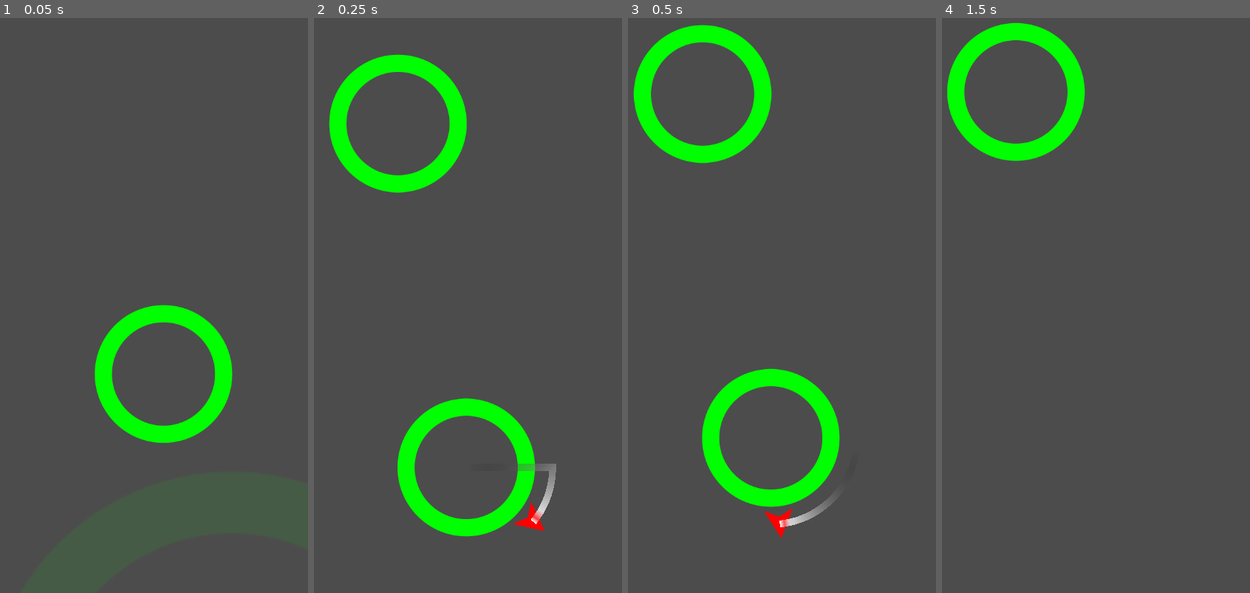
Above: before the commit, frames 1-4 (left to right).
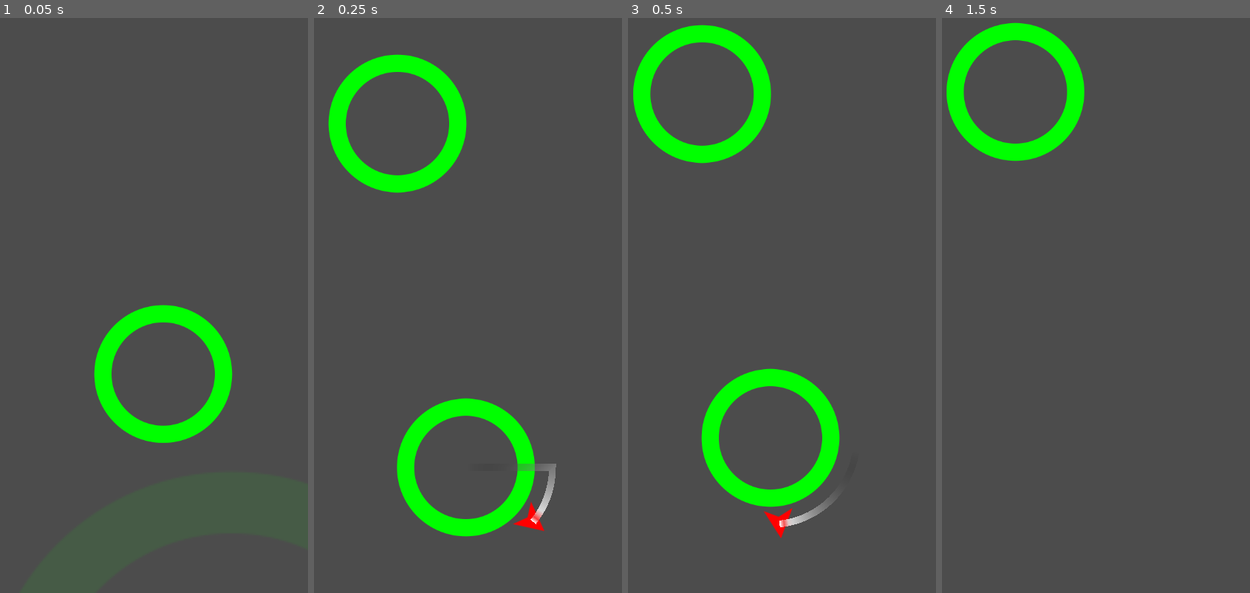
Above: after the commit, the same moments.

Repository: bearlikelion/OrbitalJump
Game: Godot game, scene res://src/Main.tscn
The game is run twice, just before and just after one commit, with the same random seed, the same clock (stepped at 60 frames per second) and the same inputs.
Inputs (mouse positions are in pixels of both pictures, inside the frame that each line leads up to):
- Up to frame 1 (0.05 s): no input
- Up to frame 2 (0.25 s): no input
- Up to frame 3 (0.5 s): no input
- Up to frame 4 (1.5 s): move the mouse to (1157, 265) at 0.52 s; click (1157, 265) at 0.67 s; move the mouse to (1015, 328) at 1.27 s; click (1015, 328) at 1.42 s

The runs differ from the first frame. In frame 1, 0.2% of the frame differs, in the area x 30-76%, y 50-74%; in frame 2, 0.6%; in frame 3, 0.6%, in the area x 1-69%, y 1-91%; in frame 4, 0.3%.

Commit message:
Android Export and Limited Circle start

Diff:
--- a/project.godot
+++ b/project.godot
@@ -25,7 +25,7 @@
 window/size/height=854
 window/handheld/orientation="portrait"
 window/stretch/mode="2d"
-window/stretch/aspect="keep"
+window/stretch/aspect="expand"
 
 [input_devices]
 
--- a/src/Main.tscn
+++ b/src/Main.tscn
@@ -9,31 +9,31 @@
 var player
 
 func _ready():
-	randomize()
-	new_game()
+    randomize()
+    new_game()
 
 func new_game():
-	$Camera2D.position = $StartPosition.position
-	player = Jumper.instance()
-	player.position = $StartPosition.position
-	add_child(player)
-	player.connect(\"captured\", self, \"_on_Jumper_captured\")
-	spawn_circle($StartPosition.position)
+    $Camera2D.position = $StartPosition.position
+    player = Jumper.instance()
+    player.position = $StartPosition.position
+    add_child(player)
+    player.connect(\"captured\", self, \"_on_Jumper_captured\")
+    spawn_circle($StartPosition.position)
 
 func spawn_circle(_position=null):
-	var c = Circle.instance()
-	# TODO: Better random range
-	if !_position:
-		var x = rand_range(-150, 150)
-		var y = rand_range(-500, -400)
-		_position = player.target.position + Vector2(x, y)
-	add_child(c)
-	c.init(_position)
+    var c = Circle.instance()
+    # TODO: Better random range
+    if !_position:
+        var x = rand_range(-150, 150)
+        var y = rand_range(-500, -400)
+        _position = player.target.position + Vector2(x, y)
+    add_child(c)
+    c.init(_position)
 
 func _on_Jumper_captured(object):
-	$Camera2D.position = object.position
-	object.capture()
-	call_deferred(\"spawn_circle\")
+    $Camera2D.position = object.position
+    object.capture(player)
+    call_deferred(\"spawn_circle\")
 "
 
 [node name="Main" type="Node2D"]
--- a/src/Objects/Circle.tscn
+++ b/src/Objects/Circle.tscn
@@ -1,48 +1,89 @@
-[gd_scene load_steps=8 format=2]
+[gd_scene load_steps=10 format=2]
 
 [ext_resource path="res://assets/images/circle1_n.png" type="Texture" id=1]
 [ext_resource path="res://src/color.shader" type="Shader" id=2]
+[ext_resource path="res://assets/fonts/Xolonium-Regular.ttf" type="DynamicFontData" id=3]
 
 [sub_resource type="GDScript" id=1]
 script/source = "extends Area2D
 
 onready var orbit_position = $Pivot/OrbitPosition
 
+enum MODES { STATIC, LIMITED }
+
 var radius = 100
 var rotation_speed = PI
+var mode = MODES.STATIC
+var num_orbits = 3
+var current_orbits = 0
+var orbit_start = null
+
+var jumper = null
 
 func _ready():
-	# init()
-	pass
+    # init()
+    pass
 
-func init(_position, _radius=radius):
-	position = _position
-	radius = _radius
-	$CollisionShape2D.shape = $CollisionShape2D.shape.duplicate()
-	$CollisionShape2D.shape.radius = radius
-	var img_size = $Sprite.texture.get_size().x / 2
-	$Sprite.scale = Vector2(1, 1) * radius / img_size
-	orbit_position.position.x = radius + 25
-	rotation_speed *= pow(-1, randi() % 2)
+func init(_position, _radius=radius, _mode=MODES.STATIC):
+    set_mode(_mode)
+    position = _position
+    radius = _radius
+    $CollisionShape2D.shape = $CollisionShape2D.shape.duplicate()
+    $CollisionShape2D.shape.radius = radius
+    var img_size = $Sprite.texture.get_size().x / 2
+    $Sprite.scale = Vector2(1, 1) * radius / img_size
+    orbit_position.position.x = radius + 25
+    rotation_speed *= pow(-1, randi() % 2)
 
 func _process(delta):
-	$Pivot.rotation += rotation_speed * delta
+    $Pivot.rotation += rotation_speed * delta
+    if mode == MODES.LIMITED and jumper:
+        check_orbits()
 
-func capture():
-	$AnimationPlayer.play(\"capture\")
+func capture(target):
+    jumper = target
+    $AnimationPlayer.play(\"capture\")
+    $Pivot.rotation = (jumper.position - position).angle()
+    orbit_start = $Pivot.rotation
 
 func implode():
-	if !$AnimationPlayer.is_playing():
-		$AnimationPlayer.play(\"implode\")
-	yield($AnimationPlayer, \"animation_finished\")
-	queue_free()
+    if !$AnimationPlayer.is_playing():
+        $AnimationPlayer.play(\"implode\")
+    yield($AnimationPlayer, \"animation_finished\")
+    queue_free()
+
+func set_mode(_mode):
+    mode = _mode
+    match mode:
+        MODES.STATIC:
+            $Label.hide()
+        MODES.LIMITED:
+            current_orbits = num_orbits
+            $Label.text = str(current_orbits)
+            $Label.show()
+
+func check_orbits():
+    # Check if the jumper completed a full circle
+    if abs($Pivot.rotation - orbit_start) > 2 * PI:
+        current_orbits -= 1
+        $Label.text = str(current_orbits)
+        if current_orbits <= 0:
+            jumper.die()
+            jumper = null
+            implode()
+        orbit_start = $Pivot.rotation
+
 "
 
 [sub_resource type="ShaderMaterial" id=2]
 shader = ExtResource( 2 )
 shader_param/color = Color( 0, 1, 0, 1 )
 
-[sub_resource type="CircleShape2D" id=3]
+[sub_resource type="DynamicFont" id=3]
+size = 64
+font_data = ExtResource( 3 )
+
+[sub_resource type="CircleShape2D" id=4]
 radius = 100.0
 
 [sub_resource type="Animation" id=5]
@@ -85,8 +126,7 @@
 "values": [ Color( 1, 1, 1, 0 ), Color( 1, 1, 1, 1 ) ]
 }
 
-[sub_resource type="Animation" id=4]
-resource_name = "implode"
+[sub_resource type="Animation" id=6]
 length = 0.4
 tracks/0/type = "value"
 tracks/0/path = NodePath(".:scale")
@@ -125,8 +165,26 @@
 material = SubResource( 2 )
 texture = ExtResource( 1 )
 
+[node name="Label" type="Label" parent="."]
+anchor_left = 0.5
+anchor_top = 0.5
+anchor_right = 0.5
+anchor_bottom = 0.5
+margin_left = -22.5
+margin_top = -39.0
+margin_right = 22.5
+margin_bottom = 39.0
+custom_fonts/font = SubResource( 3 )
+text = "1"
+align = 1
+valign = 1
+__meta__ = {
+"_edit_use_anchors_": false
+}
+
 [node name="CollisionShape2D" type="CollisionShape2D" parent="."]
-shape = SubResource( 3 )
+visible = false
+shape = SubResource( 4 )
 
 [node name="Pivot" type="Node2D" parent="."]
 
@@ -134,4 +192,4 @@
 
 [node name="AnimationPlayer" type="AnimationPlayer" parent="."]
 anims/capture = SubResource( 5 )
-anims/implode = SubResource( 4 )
+anims/implode = SubResource( 6 )
--- a/src/Objects/Jumper.tscn
+++ b/src/Objects/Jumper.tscn
@@ -17,29 +17,37 @@
 var target = null  # if we're on a circle
 
 func _unhandled_input(event):
-	if target and event is InputEventScreenTouch and event.pressed:
-		jump()
+    if target and event is InputEventScreenTouch and event.pressed:
+        jump()
 
 func jump():
-	target.implode()
-	target = null
-	velocity = transform.x * jump_speed
+    target.implode()
+    target = null
+    velocity = transform.x * jump_speed
 
 func _on_Jumper_area_entered(area):
-	target = area
-	velocity = Vector2.ZERO
-	target.get_node(\"Pivot\").rotation = (position - target.position).angle()
-	emit_signal(\"captured\", area)
+    target = area
+    velocity = Vector2.ZERO
+    target.get_node(\"Pivot\").rotation = (position - target.position).angle()
+    emit_signal(\"captured\", area)
 
 func _physics_process(delta):
-	if target:
-		transform = target.orbit_position.global_transform
-	else:
-		position += velocity * delta
+    if target:
+        transform = target.orbit_position.global_transform
+    else:
+        position += velocity * delta
 
-	if trail.points.size() > trail_length:
-		trail.remove_point(0)
-	trail.add_point(position)
+    if trail.points.size() > trail_length:
+        trail.remove_point(0)
+    trail.add_point(position)
+
+func die():
+    target = null
+    queue_free()
+
+func _on_VisibilityNotifier2D_screen_exited():
+    if !target:
+        die()
 "
 
 [sub_resource type="ShaderMaterial" id=2]
